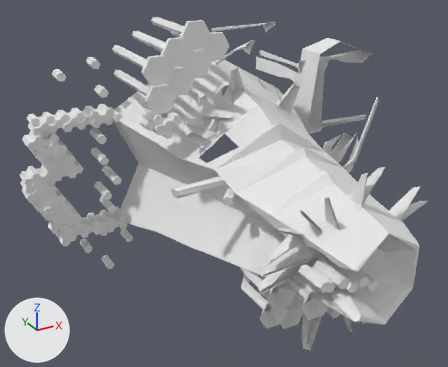
Renders of the OBJ model assets/models/level/rock/model.obj from each side of a commit.
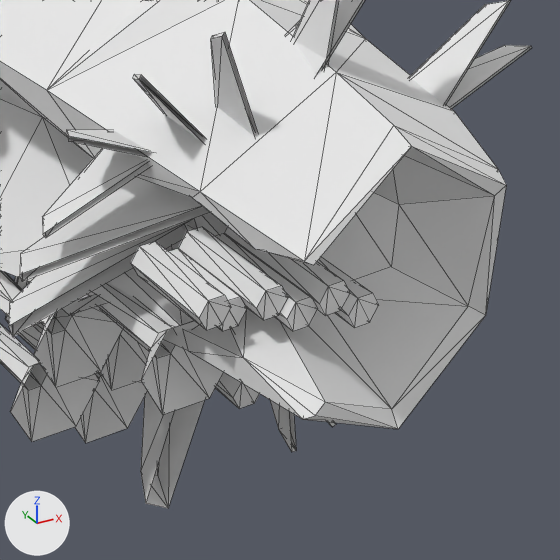
Old and new are each drawn whole from a camera (50 mm lens) standing at (-253.4, -281.1, 117.3) and looking at (-133.9, -63.8, 8.7) and again close up on the part from 57% to 98% of the width and 51% to 100% of the height. The axes (+X, +Y, +Z) are drawn at lower left. The lights are the same throughout. The first two pictures are the older version. The close-ups show mesh edges as thin lines. Where no turn or scale is listed for an object, it has been applied to the vertices.

In view in the first close-up: 'rockMesh'.
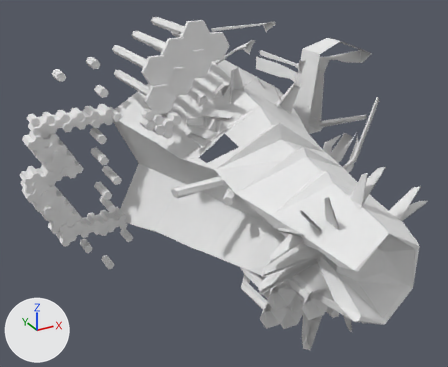
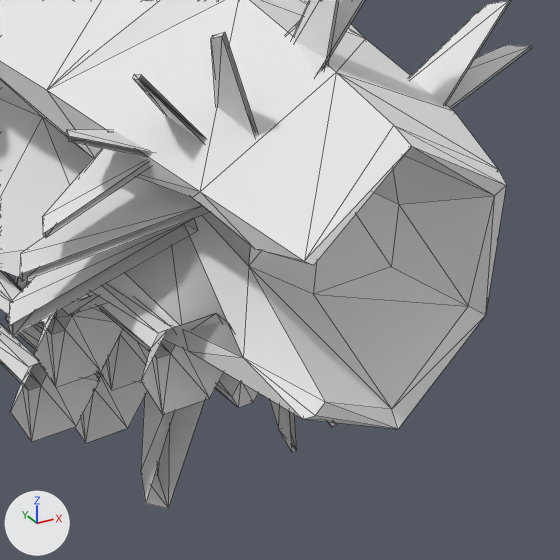
Pixel boxes (x1, y1, x2, y2) of what changed, in the close-ups (560 x 560 px):
```json
{"part": 1, "of": "me_rockmesh", "change": "deleted", "before": [131, 227, 379, 331]}
```

Edits to the scene script, one JSON object a line:
```json
{"block": "me_rockmesh", "where": "# used by ob_rockmesh; location = (0.0, 0.0, 0.0)"}
{"op": "remove", "block": "me_rockmesh", "code": "me_rockmesh.from_pydata(...)  # 2358 vertices, 3349 faces, 6 loose edges; spans x -208.0..-10.0, y -153.0..0.0, z -54.0..76.0"}
{"op": "add", "block": "me_rockmesh", "code": "me_rockmesh.from_pydata(...)  # 2286 vertices, 3253 faces, 6 loose edges; spans x -208.0..-10.0, y -153.0..0.0, z -54.0..76.0"}
{"block": "me_rockmesh", "change": "me_rockmesh part 1: 6 loose pieces with 72 vertices, spanning x -139.0..-118.0, y -146.0..-128.0, z -3.0..3.0, are deleted"}
```
